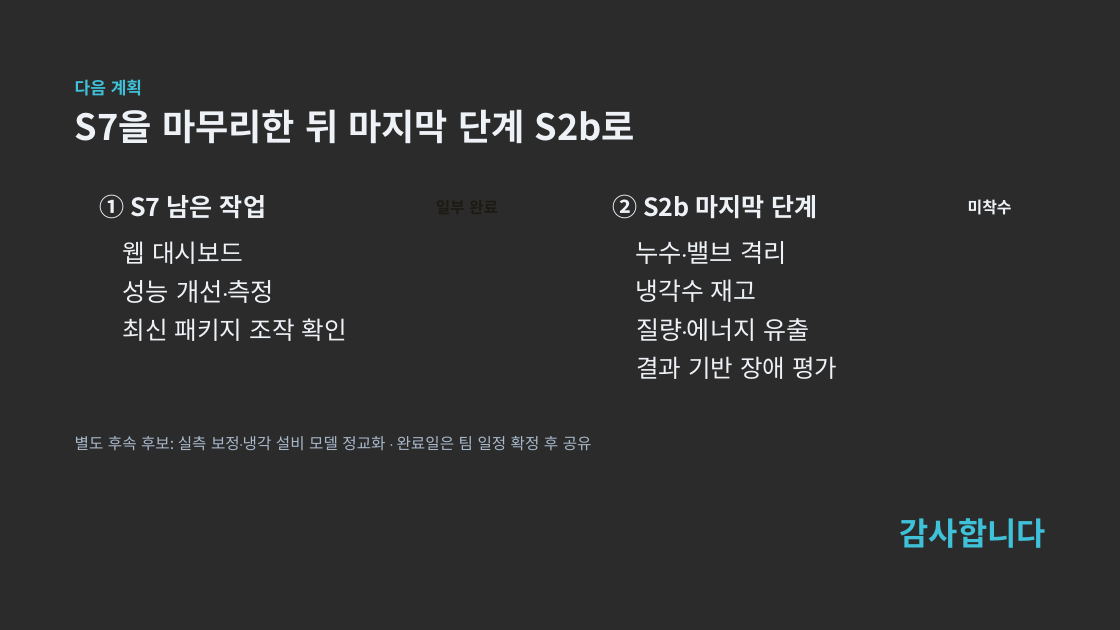
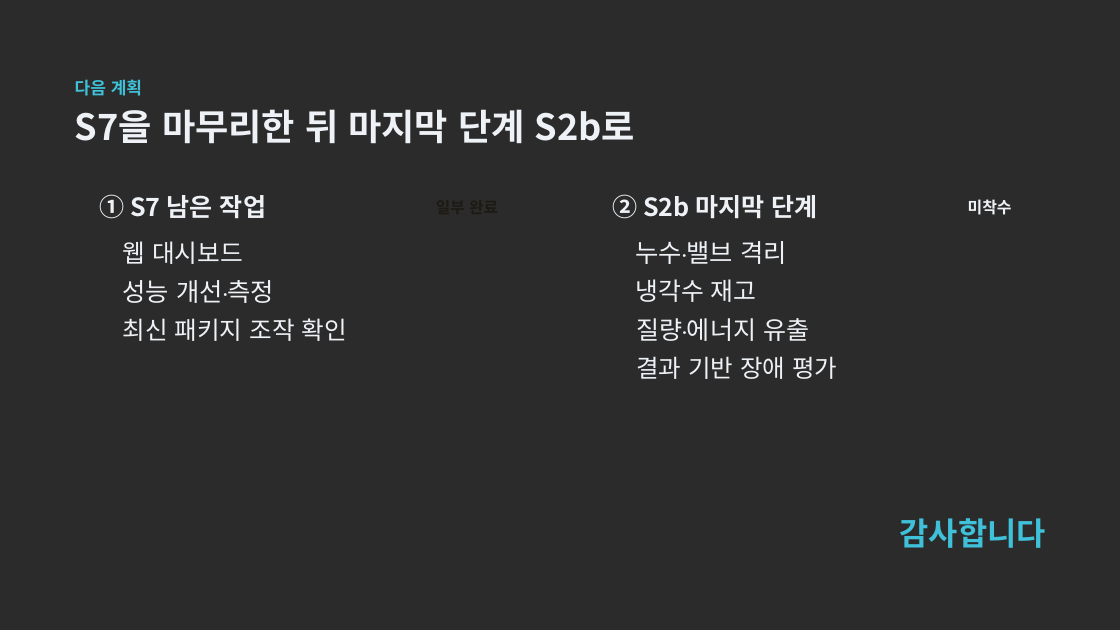
Before and after one commit to dongkimyeon/VRG_TermProj, a slide deck: slide 13 of Presentation/AI 데이터센터 냉각 디지털 트윈 — 중간발표 (편집용).pptx. Drawn at 1120x630 pixels with LibreOffice and Linux fonts; fonts in the diff are those of the drawing; background and template pictures are left out; a plain dark background stands for a picture behind light text. Boxes give left, top, right and bottom in pixels: in the first picture for what was removed or moved away, otherwise in the second. Text is boxed around its words. In the diff, an @@ line names an element or a change of style, - is before the commit and + after.

Commit message:
중간발표 완료

```diff
--- a/Presentation/AI 데이터센터 냉각 디지털 트윈 — 중간발표 (편집용).pptx
+++ b/Presentation/AI 데이터센터 냉각 디지털 트윈 — 중간발표 (편집용).pptx
@@ text removed at <box>75,436,592,450</box> @@
-별도 후속 후보: 실측 보정·냉각 설비 모델 정교화 · 완료일은 팀 일정 확정 후 공유
```
Also in this commit, not shown: 7 other slides changed.
